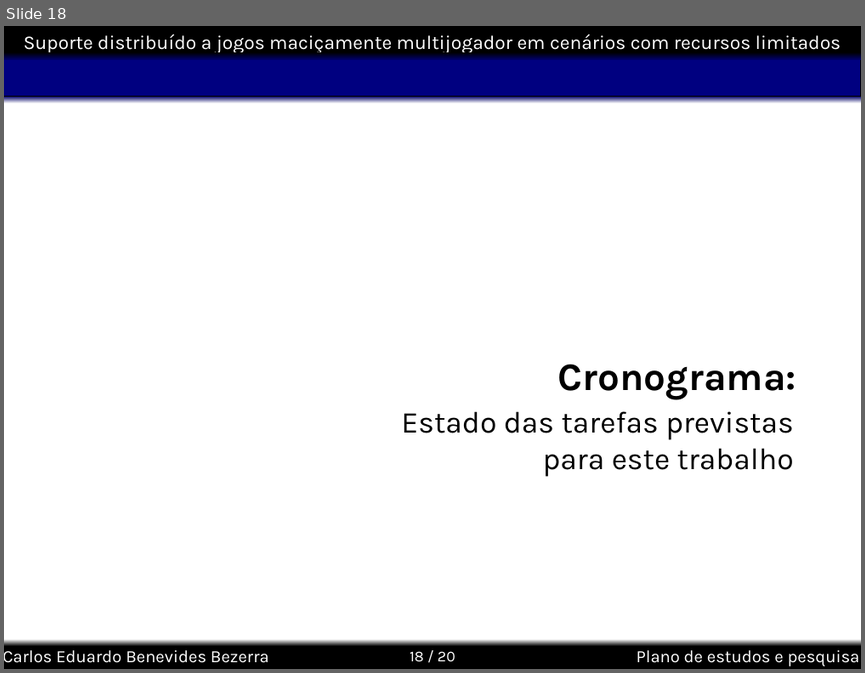
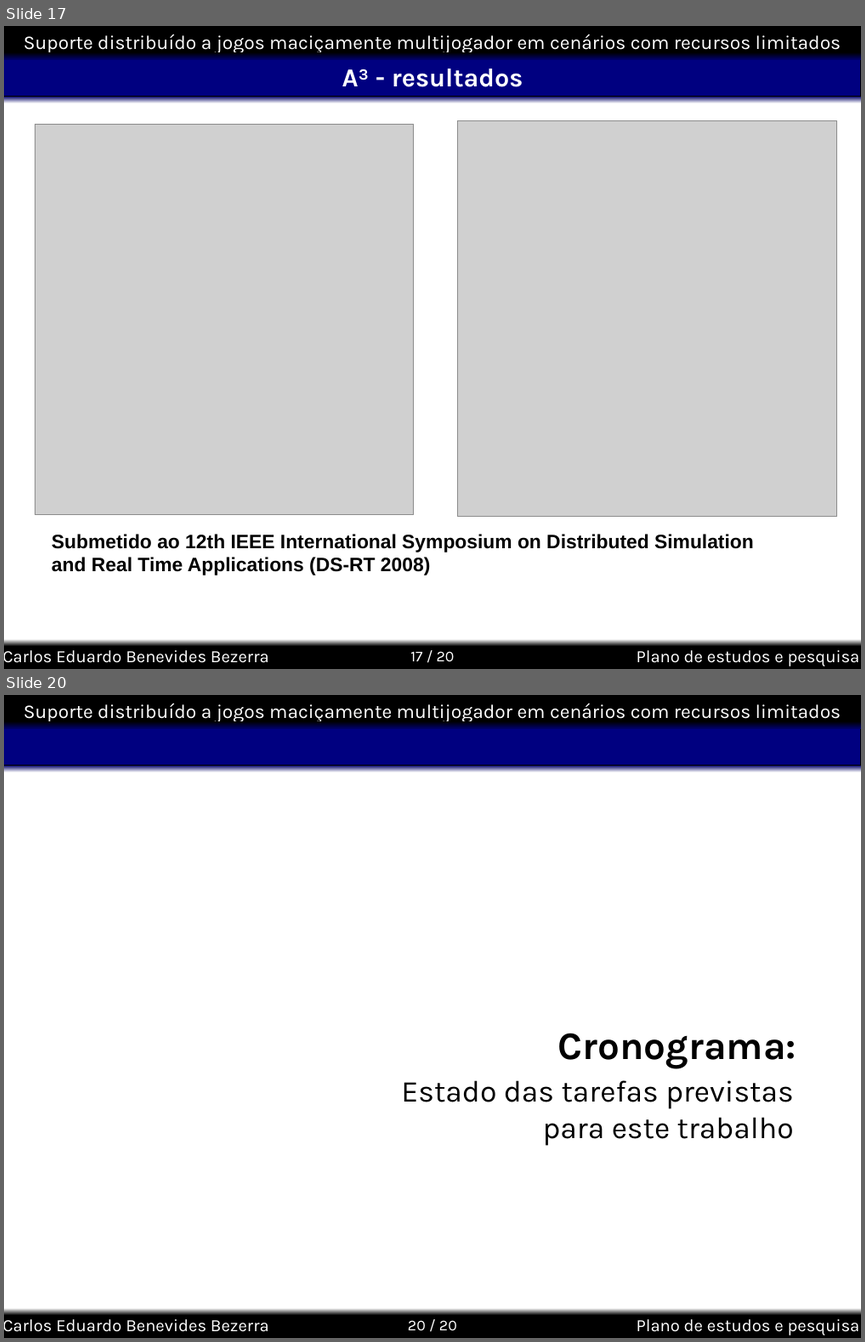
Before and after one commit to kdubezerra/kdubezerra, a slide deck: textos/semac/Semac_Defesa.ppt. Shown one above the other, each under a label of ours: slide 18 before the commit, slides 17 and 20 after it; the slides between them are not shown. The pictures are 865x673 and 865x1342 pixels, drawn with LibreOffice and Linux fonts; fonts in the diff are those of the drawing; grey boxes stand for pictures; background and template pictures are left out. Boxes give left, top, right and bottom in pixels: in the first picture for what was removed or moved away, otherwise in the second. Text is boxed around its words. In the diff, an @@ line names an element or a change of style, - is before the commit and + after.

```diff
--- a/textos/semac/Semac_Defesa.ppt
+++ b/textos/semac/Semac_Defesa.ppt
@@ slide 17 added at (4,26,861,669), background #FFFFFF; not listed: 8 template elements that a slide beside it also shows @@
@@ title added at (342,68,522,87), 24 pt, text #FFFFFF, bold @@
+A³ - resultados
@@ picture added at (35,124,414,515) @@
@@ picture added at (458,121,837,516) @@
@@ text added at (52,533,754,575), 18 pt, text #000000, bold @@
+Submetido ao 12th IEEE International Symposium on Distributed Simulation
+and Real Time Applications (DS-RT 2008)
@@ what was slide 18 is now slide 20 @@
@@ page number at (408,1320,457,1331): text changed @@
-18 / 20
+20 / 20
```
Also in this commit, not shown: 9 slides changed, 2 other slides added, 1 slide removed.
